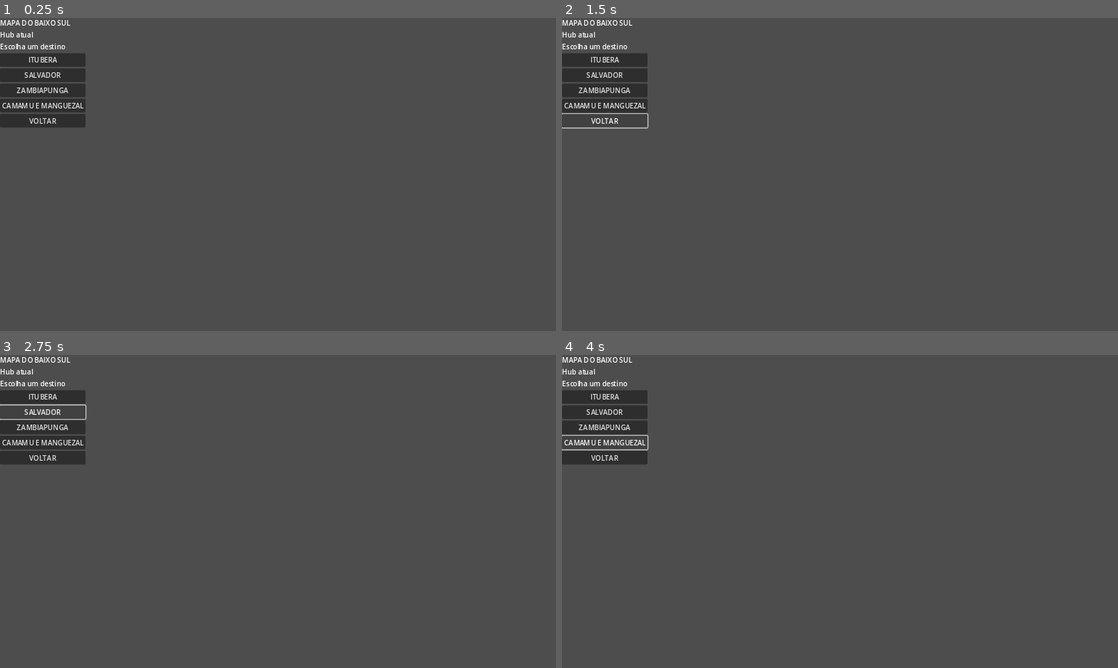
Above: before the commit, frames 1-4 (two rows, left to right).
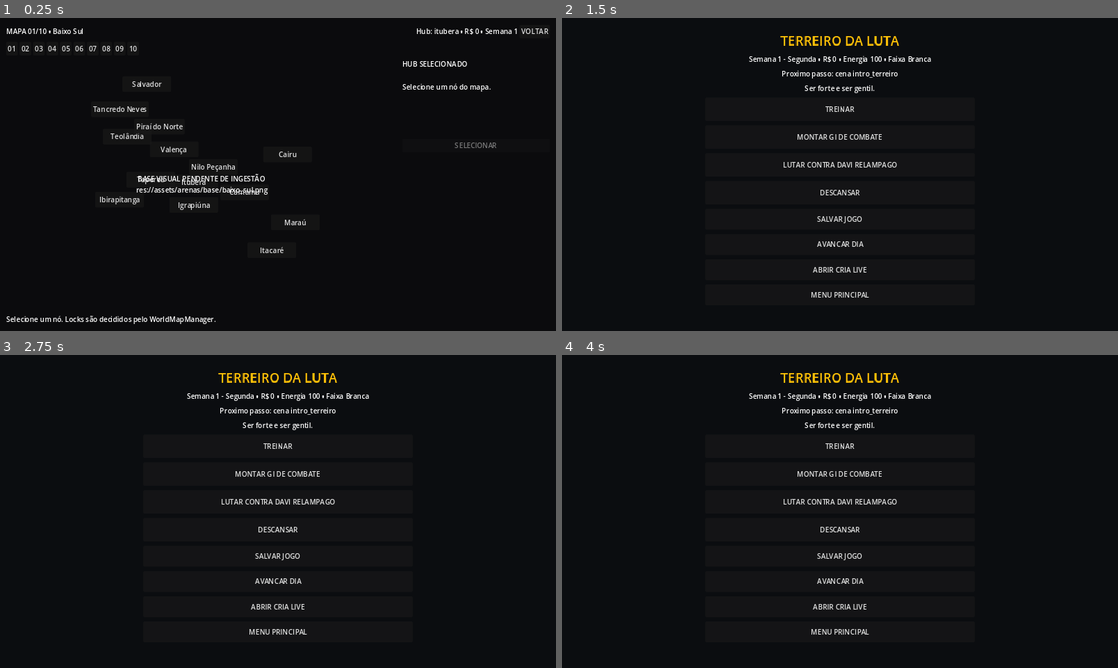
Above: after the commit, the same moments.

Repository: ringuemkt-rgb/cria-do-tatame
Game: Godot game, scene res://scenes/world/WorldMapScreen.tscn
Same seed, same stepped clock (60 frames per second), same inputs: the game is played once before the commit and once after it. This scene is started directly instead of the project's main scene.
Inputs (mouse positions are in pixels of both pictures, inside the frame that each line leads up to):
- Up to frame 1 (0.25 s): no input
- Up to frame 2 (1.5 s): click (606, 58) at 0.5 s, where only the run before the commit has a clickable "ITUBERA"; click "VOLTAR" at 1.25 s
- Up to frame 3 (2.75 s): click (44, 411) at 2 s, where only the run before the commit has a clickable "SALVADOR"
- Up to frame 4 (4 s): click (606, 426) at 2.75 s, where only the run before the commit has a clickable "ZAMBIAPUNGA"; click (606, 442) at 3.5 s, where only the run before the commit has a clickable "CAMAMU E MANGUEZAL"

The runs differ from the first frame. In frame 1, 100% of the frame differs, in the area x 0-100%, y 0-100%; in frame 2, 100%; in frame 3, 100%; in frame 4, 100%.
Error before the commit: Invalid access to property or key 'map_node_selected' on a base object of type 'null instance'. (res://scenes/world/WorldMapScreen.gd:13)

Commit message:
EPIC 69: rebuild world map scene for 10 pages

Diff:
--- a/scenes/world/WorldMapScreen.tscn
+++ b/scenes/world/WorldMapScreen.tscn
@@ -1,45 +1,113 @@
-[gd_scene load_steps=2 format=3]
+[gd_scene load_steps=4 format=3]
 
-[ext_resource type="Script" path="res://scenes/world/WorldMapScreen.gd" id="1_map"]
+[ext_resource type="Script" path="res://scenes/world/WorldMapScreen.gd" id="1_screen"]
+[ext_resource type="Script" path="res://src/world/MapPage.gd" id="2_page"]
+[ext_resource type="Script" path="res://src/ui/HubPanel.gd" id="3_panel"]
 
 [node name="WorldMapScreen" type="Control"]
 layout_mode = 3
 anchors_preset = 15
 anchor_right = 1.0
 anchor_bottom = 1.0
-script = ExtResource("1_map")
+grow_horizontal = 2
+grow_vertical = 2
+script = ExtResource("1_screen")
 
-[node name="Panel" type="VBoxContainer" parent="."]
+[node name="Background" type="ColorRect" parent="."]
+layout_mode = 1
+anchors_preset = 15
+anchor_right = 1.0
+anchor_bottom = 1.0
+grow_horizontal = 2
+grow_vertical = 2
+color = Color(0.043, 0.043, 0.051, 1)
+
+[node name="Root" type="VBoxContainer" parent="."]
+layout_mode = 1
+anchors_preset = 15
+anchor_right = 1.0
+anchor_bottom = 1.0
+offset_left = 16.0
+offset_top = 16.0
+offset_right = -16.0
+offset_bottom = -16.0
+grow_horizontal = 2
+grow_vertical = 2
+theme_override_constants/separation = 8
+
+[node name="TopBar" type="HBoxContainer" parent="Root"]
 layout_mode = 2
 
-[node name="Title" type="Label" parent="Panel"]
+[node name="Title" type="Label" parent="Root/TopBar"]
 layout_mode = 2
+size_flags_horizontal = 3
 text = "MAPA DO BAIXO SUL"
 
-[node name="Status" type="Label" parent="Panel"]
+[node name="Status" type="Label" parent="Root/TopBar"]
 layout_mode = 2
 text = "Hub atual"
 
-[node name="Message" type="Label" parent="Panel"]
-layout_mode = 2
-text = "Escolha um destino"
-
-[node name="Itubera" type="Button" parent="Panel"]
-layout_mode = 2
-text = "ITUBERA"
-
-[node name="Salvador" type="Button" parent="Panel"]
-layout_mode = 2
-text = "SALVADOR"
-
-[node name="Zambiapunga" type="Button" parent="Panel"]
-layout_mode = 2
-text = "ZAMBIAPUNGA"
-
-[node name="Camamu" type="Button" parent="Panel"]
-layout_mode = 2
-text = "CAMAMU E MANGUEZAL"
-
-[node name="Back" type="Button" parent="Panel"]
+[node name="Back" type="Button" parent="Root/TopBar"]
 layout_mode = 2
 text = "VOLTAR"
+
+[node name="PageBar" type="HBoxContainer" parent="Root"]
+layout_mode = 2
+
+[node name="Main" type="HBoxContainer" parent="Root"]
+layout_mode = 2
+size_flags_vertical = 3
+theme_override_constants/separation = 12
+
+[node name="MapPage" type="Control" parent="Root/Main"]
+custom_minimum_size = Vector2(900, 560)
+layout_mode = 2
+size_flags_horizontal = 3
+size_flags_vertical = 3
+script = ExtResource("2_page")
+
+[node name="BaseTexture" type="TextureRect" parent="Root/Main/MapPage"]
+layout_mode = 1
+anchors_preset = 15
+anchor_right = 1.0
+anchor_bottom = 1.0
+grow_horizontal = 2
+grow_vertical = 2
+expand_mode = 1
+stretch_mode = 6
+
+[node name="NodeLayer" type="Control" parent="Root/Main/MapPage"]
+layout_mode = 1
+anchors_preset = 15
+anchor_right = 1.0
+anchor_bottom = 1.0
+grow_horizontal = 2
+grow_vertical = 2
+
+[node name="PendingLabel" type="Label" parent="Root/Main/MapPage"]
+layout_mode = 1
+anchors_preset = 8
+anchor_left = 0.5
+anchor_top = 0.5
+anchor_right = 0.5
+anchor_bottom = 0.5
+offset_left = -180.0
+offset_top = -30.0
+offset_right = 180.0
+offset_bottom = 30.0
+grow_horizontal = 2
+grow_vertical = 2
+text = "BASE VISUAL PENDENTE"
+horizontal_alignment = 1
+vertical_alignment = 1
+
+[node name="HubPanel" type="VBoxContainer" parent="Root/Main"]
+custom_minimum_size = Vector2(340, 0)
+layout_mode = 2
+size_flags_vertical = 3
+script = ExtResource("3_panel")
+
+[node name="Message" type="Label" parent="Root"]
+layout_mode = 2
+text = "Selecione um destino"
+autowrap_mode = 2
